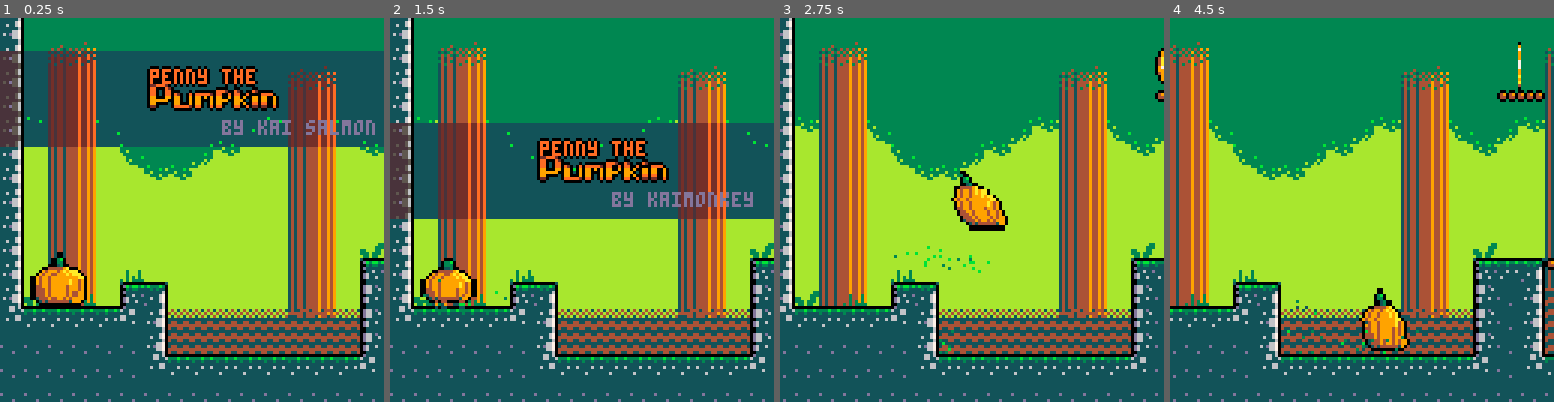
Above: before the commit, frames 1-4 (left to right).
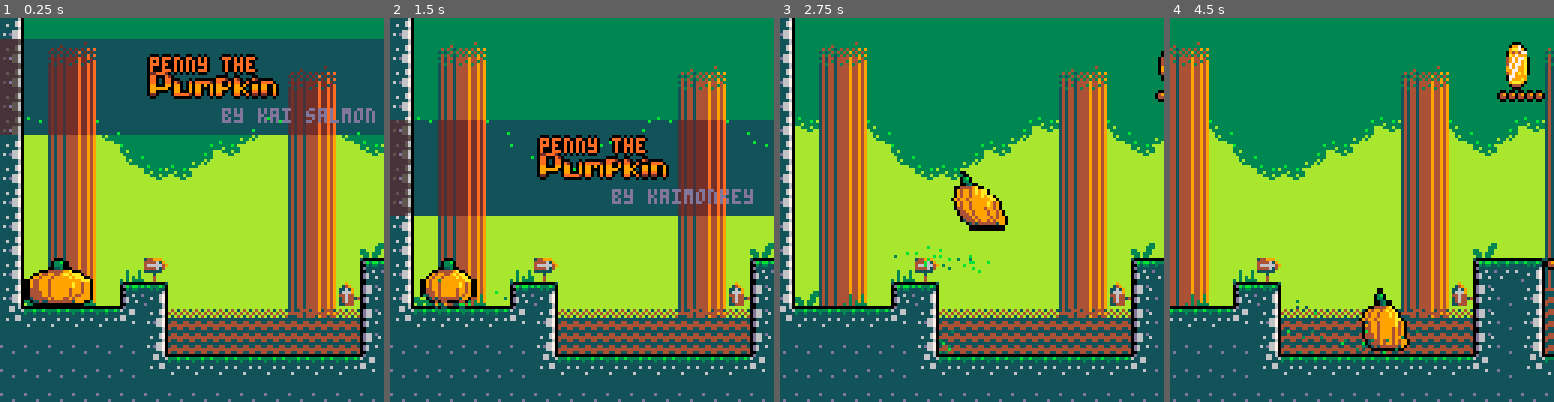
Above: after the commit, the same moments.

Repository: kaisalmon/Penny-the-Pumpkin
Game: PICO-8 cartridge blob.p8
Two runs of this game, one before a commit and one after it. Both use one fixed random seed, a clock stepped at 60 frames per second and the inputs below.
Inputs:
- Up to frame 1 (0.25 s): no input
- Up to frame 2 (1.5 s): tap X (X key) at 0.33, 1.07 s; tap O (Z key) at 0.7 s
- Up to frame 3 (2.75 s): hold Right 1.6-2.1 s; tap O (Z key) at 1.7, 2.1, 2.5 s; tap X (X key) at 1.85 s; hold Up 2.15-2.42 s; hold Right from 2.47 s (still down)
- Up to frame 4 (4.5 s): tap O (Z key) every 0.4 s from 2.9 to 4.1 s; tap X (X key) at 2.97, 4.08 s; release Right at 3.03 s; hold Left 3.08-3.58 s; hold Down 3.63-3.97 s; hold Right from 4.02 s (still down)

The runs differ from the first frame. In frame 1, 12% of the frame differs, in the area x 0-100%, y 5-75%; in frame 2, 4.6%; in frame 3, 0.6%; in frame 4, 1.0%.

Commit message:
Added arrows to forest

Diff:
--- a/blob.p8
+++ b/blob.p8
@@ -987,7 +987,7 @@
 	px=20,
 	py=100,
 	pal=forest_pal,
-	--chunk=19,
+	chunk=19,
 	c={
 		{x=17,y=3,id=1}
 	},
@@ -1013,7 +1013,7 @@
 
 level2={
 	pal=forest_pal,
-	--chunk=19,
+	chunk=19,
 	e={
 		{x=30,y=25, minx=175, maxx=270},
 		{x=22,y=15, minx=133, maxx=222}
@@ -1065,7 +1065,12 @@
 		"112,3,16,16,32,0",
 	{
 			front=true,
-			"32,14,6,4,29,12"
+			"0,60,10,4,25,12"
+	},
+	{
+			front=true,
+			colide=false,
+			"1,63,1,1,16.5,15"
 	},
 	{
 			front=true,
@@ -1821,6 +1826,13 @@
 16611111111511111111511115565511154644540000000000000000000000000000000000000000000000000000000000000000000000000000000000000000
 11111111111411111111411111445111154644110000000000000000000000000000000000000000000000000000000000000000000000000000000000000000
 11111111111411111111411111151111155444110000000000000000000000000000000000000000000000000000000000000000000000000000000000000000
+00000000005353535353000000000000000000000000000000000000000000000000000000000000000000000000000000000000000000000000000000000000
+00000000000000000000000000000000000000000000000000000000000000000000000000000000000000000000000000000000000000000000000000000000
+00000000000414141424000000000000000000000000000000000000000000000000000000000000000000000000000000000000000000000000000000000000
+00000000000000000000000000000000000000000000000000000000000000000000000000000000000000000000000000000000000000000000000000000000
+00000000530515151525000000000000000000000000000000000000000000000000000000000000000000000000000000000000000000000000000000000000
+00000000000000000000000000000000000000000000000000000000000000000000000000000000000000000000000000000000000000000000000000000000
+002e0000045500000025000000000000000000000000000000000000000000000000000000000000000000000000000000000000000000000000000000000000
 
 
 
@@ -1957,7 +1969,7 @@
 __map__
 2a2b000102007677785210101010507677787979795200500708090000002c2d373839104a4b4c4d10070809000000000000000000000000000000000000000000000000000000000000000000000000000000000000000000000000000000000000000000000000000000000000000000000000000000000000000000000000
 3a3b0011120050515252101010105050515266666652005017181900000000007071724a4b5b5b4c4d171819000000000000000000000000000000000000000000000000000000000000000000000000000000000000000000000000000000000000000000000000000000000000000000000000000000000000000000000000
-3738390000005551545477787677556061624e4e4e547755171819a0a10000000000005a5b5b5b5b5d272829000000000000000000000000000000000000000000000000000000000000000000000000000000000000000000000000000000000000000000000000000000000000000000000000000000000000000000000000
+3738390000005551545477787677556061624e4e4e547755171819a0a10000000000005a5b5b5b5b5d272829e1e2e3e40000000000000000000000000000000000000000000000000000000000000000000000000000000000000000000000000000000000000000000000000000000000000000000000000000000000000000
 52000000000000000000000000000000000000000000000000000000000000006a6a6a6a6a6a6a6a6a6a6a6a6a6a6a6a00000000000000000000000000000000515200007d1010100010101718181819404141414141414141414141716161000000520000000000005051515151515100000000000000000000000000007677
 52000000000000000000000000000000000000000000000000000000000000006a6a6a6a6a6a6a6a6a6a6a6a6a6a6a6a0000000000000000000000000000000051520000070910101010101718181819505144444544446145514462000000000000530000000000405551515151515100000000000000000000000000765551
 52000000000000000000000000000000007e00000000007d007e0000000000006a6a6a6a6a6a6a6a6a6a6a6a6a6a6a6a0000000000000000000000000000000051523535050535101010101718181819506152065062060050515200000000000000530066000000505151515151515100000000000000000000000000606161
@@ -1967,18 +1979,18 @@
 52000000000000000000000000000000000000000000171818171819000000766c7a67686b6a6a6a6a6a6c7a67686b6a5151515144616200000000000000000051515478181819100010101718070808090066660000000000006666664e00000000530000000000606145515151515100000000000000000000000000005051
 52000000000000000000000000000000000000000000171818171819000000507c0067687b6b6a6a6c7a7c0067687b7a515151446200000000373800000000005151515218181910001010171817181819004e4e00000000004e4e4e000000000000530000666600000060616145515100000000000000000000000000005051
 5200000000000000000000000000000000000000007e1718181718190000005000006768007b7a7a7c00000067680000515144620000000000000000000000005151515205051910001007080917181819000000437e0000000000000000000000005042004e4e4e000000000050515100000000000037383937380000005051
-5200000000000000000000000000007d0000000000070808080809190000005000006768000000000000000067680000514462000000000000000000000000005151515477781910001027161917181819000000504200000000000000000000007d505442000043000000000050515100000000000000000000000000005051
-52000000007e0000000000000000007677783738391718181818191900000050000000000000000000000000000000005152000000007e00000000000000000051515151515205100010101719171818190000005052000000000000000007080808605162000050420000000050515100000000000000000000000000005051
-527d007e00767800000000000000005051527979791718181818191979797950003535353535000000000000000000005152000000373800000000000000000051515151515442353535350708091818197d00005052007e00007d00000017181818186300006660623937383950515100003738393738000000000000005051
-5477777777555279797979797979795051526666070809181818191966666650004041414142000000000000000000005152000000003738000000000035353510101010615162070808080808080808080808096062080808080808080809181818181900004e00000066664e50515100000000000000000000000000355051
-5151515151515266666666666666665051526666171819181818070809666650355051515152000000000000000000005152000000000000000000007e07080910101010366336171818181818181818181818250808261807080808080808091818181900000000006666660050515100000000000000000000004041415551
-5151515151515477777777777777775551547777777777777777777777777755405500000052000000000000000000005152000000000000000000070826181910101010100000171818181818181818181818181818181817181818181818191818187678007677777777777755515100000000000037383940415551515151
+5200000000000000000000000000007d0000000000070808080809190000005000006768000000000000000067680000514462000000000000000000000000005151515477781910001017181917181819000000504200000000000000000000007d505442000043000000000050515100000000000000000000000000005051
+52000000007ee100000000000000007677783738391718181818191900000050000000000000000000000000000000005152000000007e00000000000000000051515151515205100010171819171818190000005052000000000000000007080808605162000050420000000050515100000000000000000000000000005051
+527d007e00767800000000000000e45051527979791718181818191979797950000000000000000000000000000000005152000000373800000000000000000051515151515442353535170708091818197d00005052007e00007d00000017181818186300006660623937383950515100003738393738000000000000005051
+5477777777555279797979797979795051526666070809181818191966666650000000000000000000000000000000005152000000003738000000000035353510101010615162070808080808080808080808096062080808080808080809181818181900004e00000066664e50515100000000000000000000000000355051
+5151515151515266666666666666665051526666171819181818070809666650000000000000000000000000000000005152000000000000000000007e07080910101010366336171818181818181818181818250808261807080808080808091818181900000000006666660050515100000000000000000000004041415551
+5151515151515477777777777777775551547777777777777777777777777755000000000000000000000000000000005152000000000000000000070826181910101010100000171818181818181818181818181818181817181818181818191818187678007677777777777755515100000000000037383940415551515151
 5151515151515151515151515151515151515151515151515151515151515151000000000000000000000000000000005152000000000000000000171818181910101010777777777777783738397677777777777777777777777777777777777777775552005051515151515151515100000000000000000050515151515151
-fffff87fd3afff74806aa3f48173066041e386876ee1c4c48b8a9d5fcd4286cd81bb811b77399d9f478a9b3d6bf9ee1c24e5bce36c9530ffc69f99f9db626e2484e7a97bf3df67df81dc9eb89f8fe1c27e3bf2fcf89ff8df9ffe4716fe9fafe87e327e9fa4dfa7e1e7ec9fb9cfe72dfe3f0847f3c4f7fae4fc38d69f9cfedb7e
-68ffd8ff0ff53fc77d79d77ff5fdd32570fdd3ff02b8fdeffe1edfa5ffc5ff8d78fe3ff27fe4ffa757ff2ffe69ff803aaeb4bff90c64ff9a7fdfcf16ffe4ffce72e3ff471f85727e53ff03f99fbffa7ea9f389ffa7ff577648bf97feb9f9cffc0fc1c7eb1ffa1a6fe9d1f91fd446e3dfd9c4feffbfc67fecd669e6ffd9ffaffe
-04ce5fed3a9d3bdff85fc3f8df97fe63ff157fedffdd27fefba5b25bb75e7fe57a7b39ffc950702bb9df0ffc364fda7d3fb29a7ff092fff112df27f135fbe988fc3f24e563a1cb0aa967e6bfd3f2e4a54fc57f12a71c6ffc9538bffca4fb71ffcc4e18ef9ebafca4bfbcfc9affe0689fd1f912bff2849ffd3ffaa2713f3ffe7f
-09f87327ff29fd9a74efbeff0fc3aebb3871c497f134e5f93fed3c76fe7b9f9fe493ff0a7e724f14fdfaf5c3fdf1edffedffdbffb74ffed63f5c7e57ecfc73ff9d92c9a573209c92399fe7ff793f339fb9fc206736d92f79dfe3ff88879e47e2dfd5316cffc3ff9a3ff9fe79f56791fb57127dc4dff97f6ffc91d9f87fe27f6f
-fcbcc2cfdec1caefe52d576bd43e451757ab2490fe78f8e16fff8bffe3f0ebffcfe5ff97ffd3f8bac892047b81eefdbfdd3a937e17cfbf0b7fdffd1fed707522787afd17ffd5bc6fb9cfcd3de3f1fce7eff8f69c73f97e3f9f9e4ffd37cbc475f1f8a69df2839ffd7ff93ff2ffe8fd38fcd388727c9c807e1003ddfcffe2d253
+fffff87fd3bfff6a400d4a2fa202e30328082e2c2a0ecee0e12888ac4a6aafc6a0a0cccc06e7010dadc729cced0f0a8d8f4d6f8f68685c3c8f2c66c4a4c3ff1a7e67e76d89b892139ea5efcf7d9f7e07727ae27e3f8709f8efcbf3e27fe37e7ff91c5bfa7ebfa1f8c9fa7e937e9f879fb27ee73f9cb7f8fc211fcf13dfeb93f0
+e35a7e73fb6df9a3ff63fc3fd4ff1df5e75dffd7f74c95c3f74ffc0ae3f7bff87b7e97ff17fe35e3f8ffc9ff93fe9d5ffcbff9a7fe00eabad2ffe43193fe69ff7f3c5bff93ff39cb8ffd1c7e15c9f94ffc0fe67effe9faa7ce27fe9ffd5dd922fe5ffae7e73ff03f071fac7fe869bfa747e47f511b8f7f6713fbfeff19ffb359
+a79bff67febff813397fb4ea74ef7fe17f0fe37e5ff98ffc55ffb7ff749ffbee96c96edd79ff95e9ece7ff2541c0aee77c3ff0d93f69f4feca69ffc24bffc44b7c9fc4d7efa623f0fc93958e872c2aa59f9aff4fcb92953f15fc4a9c71bff254e2fff293edc7ff313863be7aebf292fef3f26bff81a27f47e44affca1c44e27e
+3ffcfe13de64ffe53fb35ebffa4eb9eff1fc7befce9c7125fc4d3a7e4ffb83b7efdcfd3f349ff853f1927aa7efcfce1feff1d3ffadbffdbffb7ff6e9ffdaa7f17dcfc73ff9dfde6d315cc827248e67f9ffde4fd4e7ee7f0819cdb64bde77f97fe221e791f8b7f523153f8cfab3c8fdab893b937fe4fd7ff25767e1ff91fdbff2
+f30b3f4b072bbf94b55daf50f9145d5ea1ff838f88b7ffc5fff1f875ffe7f2ffcbffe9fbdd6449023dc0f77f1ff83ff34ea4df85f3efc2dff3ff3ffb53f43c7e8bffeade37dcd7e69ef1f8feb3f9fc7b4e3afcbf1fcfcf13ff438ffc69a77ca0e7ff5ffe4ffcbffa3f4e3f34e21fb272fcd388727c9c807e1003ddfcffe2d253
 fffff87fd3affd148060c3168a3a11315e6ee1c9e0cfb9e3a906055c9cb842874d7356d73efe124adb8e3993aeaeb6ee9b5efc9fb4f5307d38e36e3cf38fdaef3c93adfbaf33de5befc3f1e8c0e4e64ab3ae9c571afecfc3f6bcc49dfe305ea51e4d93bf2c4fdc4fc9ca64fc48fccfcfff1cfd1dcaef8599dccb3f07f659faab
 f6e38e2f24211c7ff3e164be32750b68e4fe27effc49c375f9fe9fabaeab4e138b1bff9d1f853ab565de71c725fe1d44e961c567fe42e6edf883feafe7fafe640f50830b0fcbafeffc9fefbff5e129fabf6fcac9c0f27e2ff0e79ffc1dfbff4d523d4a1dcfd5a7fe14d3fde9d3be649eb8fcd7ebc1fd4d64ffc4afc2cbcc863f
 56486ebace53977c4893949fb24a922488812383fc38dcf52412967109ccaf4b059cb5dfb7eb27eb87fe99ba493ff159637ebf8ce0147e53ff1b8e778e090d0b1dafb67fe83fedf8b77089c9facff39e119c645b274e4f9fbffe49f8fe9e5fca49249e5fc93abec7fcc32713f249f924e9f4fc3713e43c954ffc77ff2f1d126e
--- a/compressor.p8
+++ b/compressor.p8
@@ -720,11 +720,11 @@
 2121212121212121212121212121212121212121212121212121212121212121212121212121212121212121212121212121212121212121212121212121212121212121212121212121212121212121212121212121212121212121212121212121212121212121212121212121212121212121212121212121212121212121
 2121212121212121212121212121212121212121212121212121212121212121212121212121212121212121212121212121212121212121212121212121212121212121212121212121212121212121212121212121212121212121212121212121212121212121212121212121212121212121212121212121212121212121
 2121212121212121212121212121212121212121212121212121212121212121212121212121212121212121212121212121212121212121212121212121212121212121212121212121212121212121212121212121212121212121212121212121212121212121212121212121212121212121212121212121212121212121
-fffff87fd3afff74806aa3f48173066041e386876ee1c4c48b8a9d5fcd4286cd81bb811b77399d9f478a9b3d6bf9ee1c24e5bce36c9530ffc69f99f9db626e2484e7a97bf3df67df81dc9eb89f8fe1c27e3bf2fcf89ff8df9ffe4716fe9fafe87e327e9fa4dfa7e1e7ec9fb9cfe72dfe3f0847f3c4f7fae4fc38d69f9cfedb7e
-68ffd8ff0ff53fc77d79d77ff5fdd32570fdd3ff02b8fdeffe1edfa5ffc5ff8d78fe3ff27fe4ffa757ff2ffe69ff803aaeb4bff90c64ff9a7fdfcf16ffe4ffce72e3ff471f85727e53ff03f99fbffa7ea9f389ffa7ff577648bf97feb9f9cffc0fc1c7eb1ffa1a6fe9d1f91fd446e3dfd9c4feffbfc67fecd669e6ffd9ffaffe
-04ce5fed3a9d3bdff85fc3f8df97fe63ff157fedffdd27fefba5b25bb75e7fe57a7b39ffc950702bb9df0ffc364fda7d3fb29a7ff092fff112df27f135fbe988fc3f24e563a1cb0aa967e6bfd3f2e4a54fc57f12a71c6ffc9538bffca4fb71ffcc4e18ef9ebafca4bfbcfc9affe0689fd1f912bff2849ffd3ffaa2713f3ffe7f
-09f87327ff29fd9a74efbeff0fc3aebb3871c497f134e5f93fed3c76fe7b9f9fe493ff0a7e724f14fdfaf5c3fdf1edffedffdbffb74ffed63f5c7e57ecfc73ff9d92c9a573209c92399fe7ff793f339fb9fc206736d92f79dfe3ff88879e47e2dfd5316cffc3ff9a3ff9fe79f56791fb57127dc4dff97f6ffc91d9f87fe27f6f
-fcbcc2cfdec1caefe52d576bd43e451757ab2490fe78f8e16fff8bffe3f0ebffcfe5ff97ffd3f8bac892047b81eefdbfdd3a937e17cfbf0b7fdffd1fed707522787afd17ffd5bc6fb9cfcd3de3f1fce7eff8f69c73f97e3f9f9e4ffd37cbc475f1f8a69df2839ffd7ff93ff2ffe8fd38fcd388727c9c807e1003ddfcffe2d253
+fffff87fd3bfff6a400d4a2fa202e30328082e2c2a0ecee0e12888ac4a6aafc6a0a0cccc06e7010dadc729cced0f0a8d8f4d6f8f68685c3c8f2c66c4a4c3ff1a7e67e76d89b892139ea5efcf7d9f7e07727ae27e3f8709f8efcbf3e27fe37e7ff91c5bfa7ebfa1f8c9fa7e937e9f879fb27ee73f9cb7f8fc211fcf13dfeb93f0
+e35a7e73fb6df9a3ff63fc3fd4ff1df5e75dffd7f74c95c3f74ffc0ae3f7bff87b7e97ff17fe35e3f8ffc9ff93fe9d5ffcbff9a7fe00eabad2ffe43193fe69ff7f3c5bff93ff39cb8ffd1c7e15c9f94ffc0fe67effe9faa7ce27fe9ffd5dd922fe5ffae7e73ff03f071fac7fe869bfa747e47f511b8f7f6713fbfeff19ffb359
+a79bff67febff813397fb4ea74ef7fe17f0fe37e5ff98ffc55ffb7ff749ffbee96c96edd79ff95e9ece7ff2541c0aee77c3ff0d93f69f4feca69ffc24bffc44b7c9fc4d7efa623f0fc93958e872c2aa59f9aff4fcb92953f15fc4a9c71bff254e2fff293edc7ff313863be7aebf292fef3f26bff81a27f47e44affca1c44e27e
+3ffcfe13de64ffe53fb35ebffa4eb9eff1fc7befce9c7125fc4d3a7e4ffb83b7efdcfd3f349ff853f1927aa7efcfce1feff1d3ffadbffdbffb7ff6e9ffdaa7f17dcfc73ff9dfde6d315cc827248e67f9ffde4fd4e7ee7f0819cdb64bde77f97fe221e791f8b7f523153f8cfab3c8fdab893b937fe4fd7ff25767e1ff91fdbff2
+f30b3f4b072bbf94b55daf50f9145d5ea1ff838f88b7ffc5fff1f875ffe7f2ffcbffe9fbdd6449023dc0f77f1ff83ff34ea4df85f3efc2dff3ff3ffb53f43c7e8bffeade37dcd7e69ef1f8feb3f9fc7b4e3afcbf1fcfcf13ff438ffc69a77ca0e7ff5ffe4ffcbffa3f4e3f34e21fb272fcd388727c9c807e1003ddfcffe2d253
 fffff87fd3affd148060c3168a3a11315e6ee1c9e0cfb9e3a906055c9cb842874d7356d73efe124adb8e3993aeaeb6ee9b5efc9fb4f5307d38e36e3cf38fdaef3c93adfbaf33de5befc3f1e8c0e4e64ab3ae9c571afecfc3f6bcc49dfe305ea51e4d93bf2c4fdc4fc9ca64fc48fccfcfff1cfd1dcaef8599dccb3f07f659faab
 f6e38e2f24211c7ff3e164be32750b68e4fe27effc49c375f9fe9fabaeab4e138b1bff9d1f853ab565de71c725fe1d44e961c567fe42e6edf883feafe7fafe640f50830b0fcbafeffc9fefbff5e129fabf6fcac9c0f27e2ff0e79ffc1dfbff4d523d4a1dcfd5a7fe14d3fde9d3be649eb8fcd7ebc1fd4d64ffc4afc2cbcc863f
 56486ebace53977c4893949fb24a922488812383fc38dcf52412967109ccaf4b059cb5dfb7eb27eb87fe99ba493ff159637ebf8ce0147e53ff1b8e778e090d0b1dafb67fe83fedf8b77089c9facff39e119c645b274e4f9fbffe49f8fe9e5fca49249e5fc93abec7fcc32713f249f924e9f4fc3713e43c954ffc77ff2f1d126e
